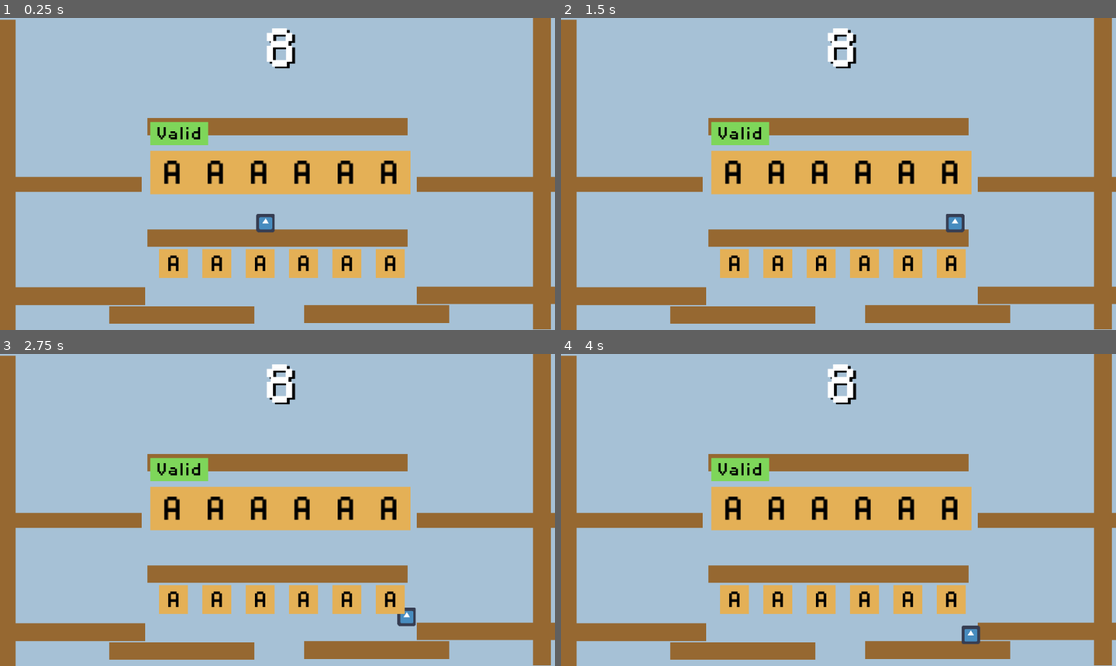
Above: before the commit, frames 1-4 (two rows, left to right).
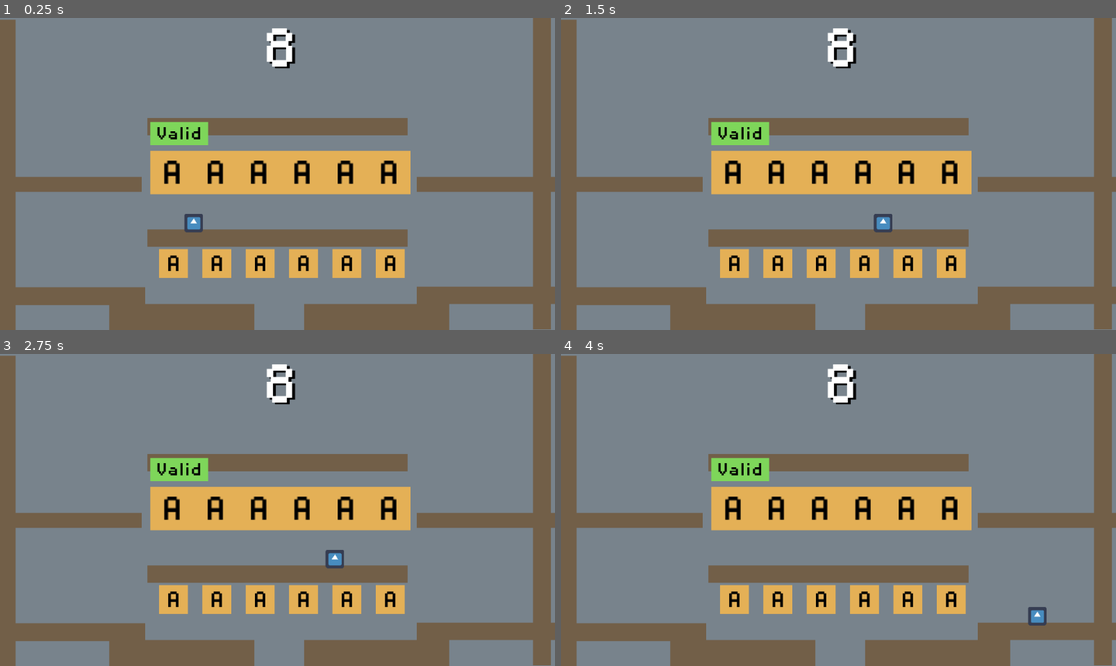
Above: after the commit, the same moments.

Repository: zhimingc/super_scrabble_box
Game: Godot game, scene res://Scenes/MainGame.tscn
Two runs of this game, one before a commit and one after it. Both use one fixed random seed, a clock stepped at 60 frames per second and the inputs below. The engine's default icon, where the game draws it, is replaced by a stand-in: a white triangle on a blue panel in a dark square.
Inputs:
- Up to frame 1 (0.25 s): no input
- Up to frame 2 (1.5 s): tap Enter (ui_accept) at 0.5, 0.77, 1.07 s; hold Right (ui_right) from 0.53 s (still down); tap R at 0.6 s; tap Backspace at 0.8, 1.35 s
- Up to frame 3 (2.75 s): tap Enter (ui_accept) at 1.52, 1.55, 1.82, 2.1 s; release Right (ui_right) at 2.03 s; hold Left (ui_left) from 2.03 s (still down); tap R at 2.3 s
- Up to frame 4 (4 s): release Left (ui_left) at 2.78 s; hold Right (ui_right) from 2.78 s (still down); tap R at 2.85 s; tap Enter (ui_accept) at 3.02, 3.32, 3.77, 3.8 s; tap Backspace at 3.05, 3.6 s

The runs differ from the first frame. In frame 1, 89% of the frame differs, in the area x 0-100%, y 0-100%; in frame 2, 89%; in frame 3, 89%; in frame 4, 89%.
Error before the commit: Trying to assign value of type 'PlayerCharacter.gd' to a variable of type 'WordController.gd'. (res://Scripts/WordController.gd:24)
Error after the commit: Trying to assign value of type 'PlayerCharacter.gd' to a variable of type 'WordController.gd'. (res://Scripts/WordController.gd:25)

Commit message:
Added target ui to enemies

Diff:
--- /dev/null
+++ b/Fonts/pixel_font.tres
@@ -0,0 +1,8 @@
+[gd_resource type="DynamicFont" load_steps=2 format=2]
+
+[ext_resource path="res://Fonts/DisposableDroidBB.otf" type="DynamicFontData" id=1]
+
+[resource]
+size = 50
+use_filter = true
+font_data = ExtResource( 1 )
--- a/Objects/BasicEnemy.tscn
+++ b/Objects/BasicEnemy.tscn
@@ -1,7 +1,8 @@
-[gd_scene load_steps=5 format=2]
+[gd_scene load_steps=6 format=2]
 
 [ext_resource path="res://Scripts/BasicEnemy.gd" type="Script" id=1]
 [ext_resource path="res://icon.png" type="Texture" id=2]
+[ext_resource path="res://Textures/target_8.png" type="Texture" id=3]
 
 [sub_resource type="SpriteFrames" id=1]
 animations = [ {
@@ -17,6 +18,7 @@
 "enemy",
 ]]
 scale = Vector2( 0.5, 0.5 )
+z_index = 1
 collision_layer = 2
 script = ExtResource( 1 )
 speed = 50
@@ -29,3 +31,12 @@
 [node name="CollisionShape2D" type="CollisionShape2D" parent="."]
 scale = Vector2( 2.5, 2.5 )
 shape = SubResource( 2 )
+
+[node name="TargetUI" type="TextureRect" parent="."]
+modulate = Color( 0.784314, 0.0784314, 0.0784314, 1 )
+margin_left = -32.0
+margin_top = -32.0
+margin_right = 32.0
+margin_bottom = 32.0
+texture = ExtResource( 3 )
+expand = true
--- a/Objects/HUD_LetterElement.tscn
+++ b/Objects/HUD_LetterElement.tscn
@@ -1,12 +1,7 @@
-[gd_scene load_steps=4 format=2]
+[gd_scene load_steps=3 format=2]
 
 [ext_resource path="res://Textures/square_small.png" type="Texture" id=1]
-[ext_resource path="res://Fonts/DisposableDroidBB.otf" type="DynamicFontData" id=2]
-
-[sub_resource type="DynamicFont" id=1]
-size = 50
-use_filter = true
-font_data = ExtResource( 2 )
+[ext_resource path="res://Fonts/pixel_font.tres" type="DynamicFont" id=2]
 
 [node name="TextureRect" type="TextureRect"]
 modulate = Color( 0.894118, 0.690196, 0.337255, 1 )
@@ -23,7 +18,7 @@
 modulate = Color( 0, 0, 0, 1 )
 margin_right = 50.0
 margin_bottom = 50.0
-custom_fonts/font = SubResource( 1 )
+custom_fonts/font = ExtResource( 2 )
 text = "A"
 align = 1
 valign = 1
--- a/Objects/PlayerCharacter.tscn
+++ b/Objects/PlayerCharacter.tscn
@@ -20,6 +20,7 @@
 [node name="PlayerCharacter" type="KinematicBody2D"]
 position = Vector2( 231.374, 444.92 )
 scale = Vector2( 0.5, 0.5 )
+z_index = 1
 script = ExtResource( 1 )
 runSpeed = 20.0
 jumpForce = 675.0
--- a/Objects/WordController.tscn
+++ b/Objects/WordController.tscn
@@ -16,8 +16,9 @@
 script = ExtResource( 1 )
 LetterAttack = ExtResource( 2 )
 
-[node name="Overlay" type="TextureRect" parent="."]
-visible = false
+[node name="OverlayNode" type="Node2D" parent="."]
+
+[node name="Overlay" type="TextureRect" parent="OverlayNode"]
 modulate = Color( 0.34902, 0.34902, 0.34902, 0.588235 )
 margin_right = 960.0
 margin_bottom = 540.0
@@ -27,6 +28,7 @@
 [node name="Held" type="Node2D" parent="."]
 editor/display_folded = true
 position = Vector2( 190, -30 )
+z_index = 2
 
 [node name="TextureRect_0" parent="Held" instance=ExtResource( 4 )]
 margin_left = 85.0
@@ -67,6 +69,7 @@
 [node name="Used" type="Node2D" parent="."]
 editor/display_folded = true
 position = Vector2( 0, 60 )
+z_index = 2
 
 [node name="TextureRect_8" parent="Used" instance=ExtResource( 4 )]
 margin_left = 260.0
--- a/Scenes/Level_0.tscn
+++ b/Scenes/Level_0.tscn
@@ -29,12 +29,12 @@
 scale = Vector2( 1.00339, -1.52302 )
 
 [node name="Platform3" parent="." instance=ExtResource( 4 )]
-position = Vector2( 314.623, 513.797 )
-scale = Vector2( 1.00339, -1.52302 )
+position = Vector2( 314.623, 525.137 )
+scale = Vector2( 1.00339, 3 )
 
 [node name="Platform4" parent="." instance=ExtResource( 4 )]
-position = Vector2( 651.291, 512.524 )
-scale = Vector2( 1.00339, -1.52302 )
+position = Vector2( 651.291, 525.137 )
+scale = Vector2( 1.00339, 3 )
 
 [node name="Platform5" parent="." instance=ExtResource( 4 )]
 position = Vector2( 846.762, 480.106 )
--- a/Scenes/MainGame.tscn
+++ b/Scenes/MainGame.tscn
@@ -1,12 +1,13 @@
-[gd_scene load_steps=8 format=2]
+[gd_scene load_steps=9 format=2]
 
 [ext_resource path="res://Scripts/MainGame.gd" type="Script" id=1]
 [ext_resource path="res://Objects/PlayerCharacter.tscn" type="PackedScene" id=2]
 [ext_resource path="res://Objects/BasicEnemy.tscn" type="PackedScene" id=3]
 [ext_resource path="res://Objects/LetterBox.tscn" type="PackedScene" id=4]
-[ext_resource path="res://Scenes/Level_0.tscn" type="PackedScene" id=5]
-[ext_resource path="res://Objects/WordController.tscn" type="PackedScene" id=6]
-[ext_resource path="res://Objects/HUD_Score.tscn" type="PackedScene" id=7]
+[ext_resource path="res://Fonts/pixel_font.tres" type="DynamicFont" id=5]
+[ext_resource path="res://Scenes/Level_0.tscn" type="PackedScene" id=6]
+[ext_resource path="res://Objects/WordController.tscn" type="PackedScene" id=7]
+[ext_resource path="res://Objects/HUD_Score.tscn" type="PackedScene" id=8]
 
 [node name="MainGame" type="Node2D"]
 script = ExtResource( 1 )
@@ -14,14 +15,39 @@
 Enemy_Basic = ExtResource( 3 )
 LetterBox = ExtResource( 4 )
 
-[node name="Level_0" parent="." instance=ExtResource( 5 )]
+[node name="UI" type="Node2D" parent="."]
+editor/display_folded = true
+z_index = 5
+__meta__ = {
+"_edit_lock_": true
+}
+
+[node name="Restart" type="CenterContainer" parent="UI"]
+visible = false
+margin_right = 960.0
+margin_bottom = 540.0
+
+[node name="RestartText" type="Label" parent="UI/Restart"]
+margin_left = 348.0
+margin_top = 244.0
+margin_right = 611.0
+margin_bottom = 295.0
+custom_fonts/font = ExtResource( 5 )
+custom_colors/font_color_shadow = Color( 0, 0, 0, 1 )
+custom_constants/shadow_offset_x = 2
+custom_constants/shadow_offset_y = 2
+text = "R to restart"
+align = 1
+valign = 1
+
+[node name="Level_0" parent="." instance=ExtResource( 6 )]
 
 [node name="Spawner" type="Node2D" parent="."]
 position = Vector2( 480, -20 )
 
 [node name="PlayerCharacter" parent="." instance=ExtResource( 2 )]
-position = Vector2( 459.273, 314.598 )
-z_index = 1
+position = Vector2( 335, 335 )
+mass = 3.5
 
 [node name="EnemyTimer" type="Timer" parent="."]
 wait_time = 5.0
@@ -45,10 +71,9 @@
 [node name="Spawn3" type="Node2D" parent="LetterSpawns"]
 position = Vector2( 475, 355 )
 
-[node name="WordController" parent="." instance=ExtResource( 6 )]
-z_index = 1
+[node name="WordController" parent="." instance=ExtResource( 7 )]
 
-[node name="ScoreDisplay" parent="." instance=ExtResource( 7 )]
+[node name="ScoreDisplay" parent="." instance=ExtResource( 8 )]
 margin_left = 425.0
 margin_top = -10.0
 margin_right = 543.0
@@ -58,4 +83,5 @@
 custom_constants/shadow_offset_y = 3
 custom_constants/shadow_as_outline = 0
 
+[connection signal="player_die" from="PlayerCharacter" to="." method="_on_PlayerCharacter_player_die"]
 [connection signal="word_attack" from="WordController" to="." method="_on_WordController_word_attack"]
--- a/Scripts/BasicEnemy.gd
+++ b/Scripts/BasicEnemy.gd
@@ -17,6 +17,7 @@
 # Called when the node enters the scene tree for the first time.
 func _ready():
 	moveDir = 1 if randi() % 2 == 1 else -1
+	set_targeted(false)
 
 # Called every frame. 'delta' is the elapsed time since the previous frame.
 func _physics_process(delta):
@@ -63,3 +64,6 @@
 	speed *= 2.0
 	$AnimatedSprite.set_modulate(Color.coral)
 	isBuff = true
+
+func set_targeted(flag):
+	$TargetUI.visible = flag
--- a/Scripts/MainGame.gd
+++ b/Scripts/MainGame.gd
@@ -9,6 +9,7 @@
 var letterSpawns = []
 var oldLetterSpawn = -1
 var score = 0
+var gameover = false
 
 func _init():
 	GlobalConstants.populate_letterPool()
@@ -38,7 +39,11 @@
 			if event.scancode == KEY_E:
 				spawn_enemy()
 			if event.scancode == KEY_R:
-				spawn_letterBox()
+				if gameover:
+					reload_game()
+
+func reload_game():
+	get_tree().reload_current_scene()
 
 func debug_spawn_player():
 	var newPlayer = Player.instance()
@@ -76,3 +81,8 @@
 
 func update_score_display():
 	$ScoreDisplay.text = String(score)
+
+
+func _on_PlayerCharacter_player_die():
+	gameover = true
+	$UI/Restart.visible = true
--- a/Scripts/PlayerCharacter.gd
+++ b/Scripts/PlayerCharacter.gd
@@ -5,7 +5,7 @@
 export var mass = 10.0
 export var drag = Vector2(0.875,0.925)
 
-signal hit
+signal player_die
 
 var maxLetter = 6
 var acceleration = Vector2()
@@ -58,7 +58,7 @@
 
 func update_jump_forces(delta):
 	if is_on_ceiling():
-		velocity.y = 0.0
+		velocity.y *= 0.75
 
 func update_internal_forces(delta):
 	velocity *= drag
@@ -68,6 +68,7 @@
 
 func die():
 	queue_free()
+	emit_signal("player_die")
 
 func can_take_letter():
 	#return get_valid_slot() != -1
--- a/Scripts/WordController.gd
+++ b/Scripts/WordController.gd
@@ -4,7 +4,7 @@
 
 var lettersHeldUI = []
 var lettersUsedUI = []
-var overlay : TextureRect
+var overlay : Node2D
 var validUI : TextureRect
 
 class_name PlayerCharacter
@@ -16,6 +16,7 @@
 var currentIdx = -1
 var currentLettersIdx = []
 var heldLetters = []
+var enemies = []
 
 signal word_attack(word)
 
@@ -26,7 +27,7 @@
 		if x.name == "WordValid":
 			validUI = x
 			validUI.visible = false
-		if x.name == "Overlay":
+		if x.name == "OverlayNode":
 			overlay = x
 			overlay.visible = false
 		if x.name == "Held":
@@ -118,16 +119,26 @@
 			update_valid()
 
 func update_valid():
+	var word = get_current_word()
 	wordIsValid = check_word()
 	if wordIsValid:
 		validUI.visible = true
+		for i in enemies.size():
+			if i < word.length():
+				enemies[i].set_targeted(true)
+			else:
+				enemies[i].set_targeted(false)
 	else:
 		validUI.visible = false
+		for i in enemies:
+			i.set_targeted(false)
 
 func toggle_pause():
 	isPaused = !isPaused
 	overlay.visible = isPaused
 	get_tree().paused = isPaused
+	if isPaused:
+		enemies = pc.get_closest_enemies()
 
 func init_wordMode():
 	for i in currentLettersIdx.size():
@@ -150,7 +161,6 @@
 		lettersHeldUI[i].get_node("Label").text = letters[i].letter
 
 func word_attack(word):
-	var enemies = pc.get_closest_enemies()
 	for i in word.length():
 		if i >= enemies.size():
 			break
--- a/project.godot
+++ b/project.godot
@@ -20,7 +20,7 @@
 
 [application]
 
-config/name="super_scrabble_box"
+config/name="Super Letter Box"
 run/main_scene="res://Scenes/MainGame.tscn"
 config/icon="res://icon.png"
 
@@ -49,4 +49,3 @@
 quality/driver/driver_name="GLES2"
 vram_compression/import_etc=true
 vram_compression/import_etc2=false
-environment/default_environment="res://default_env.tres"
Binary file added: Textures/target_8.png
Not shown, added: Textures/target_8.png.import
